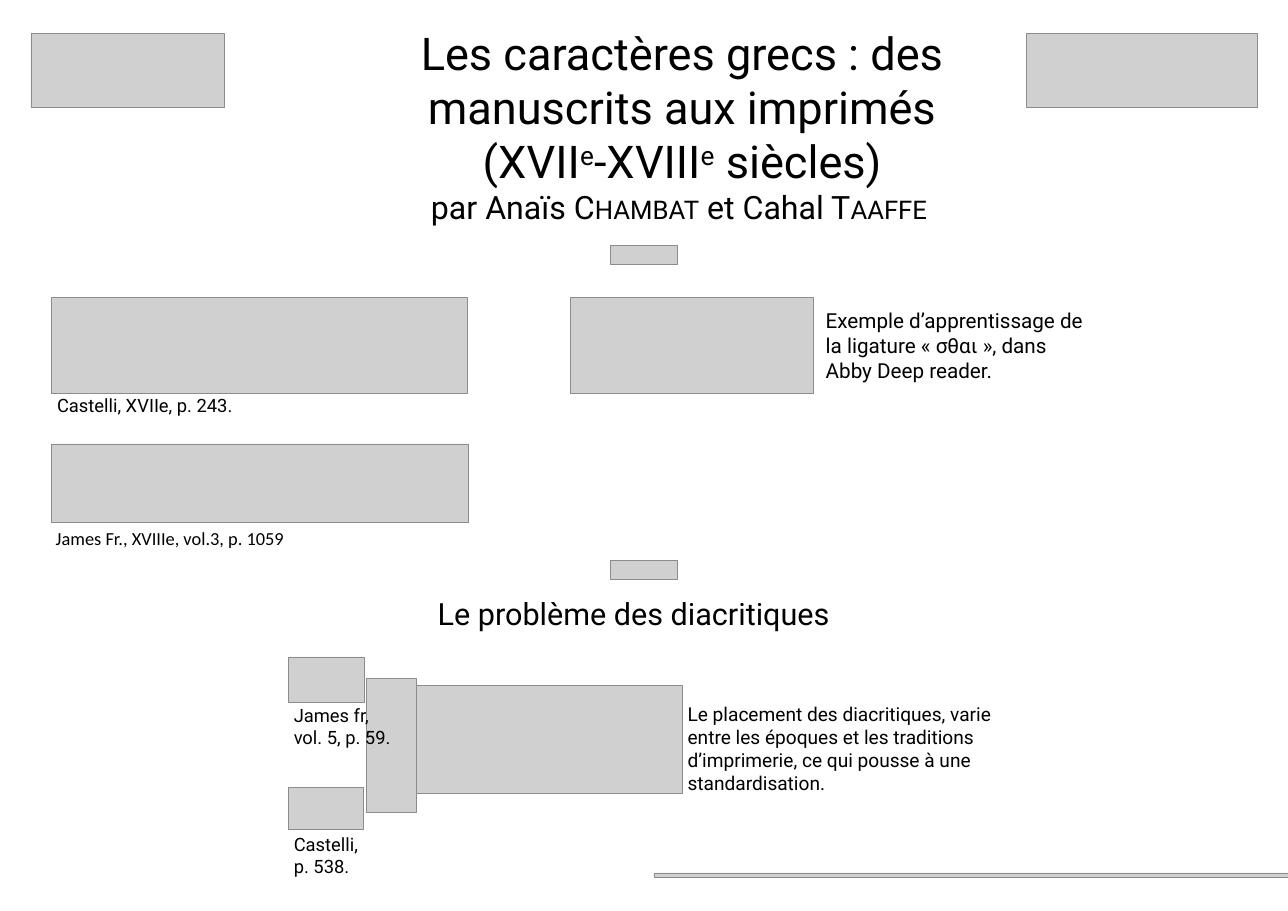
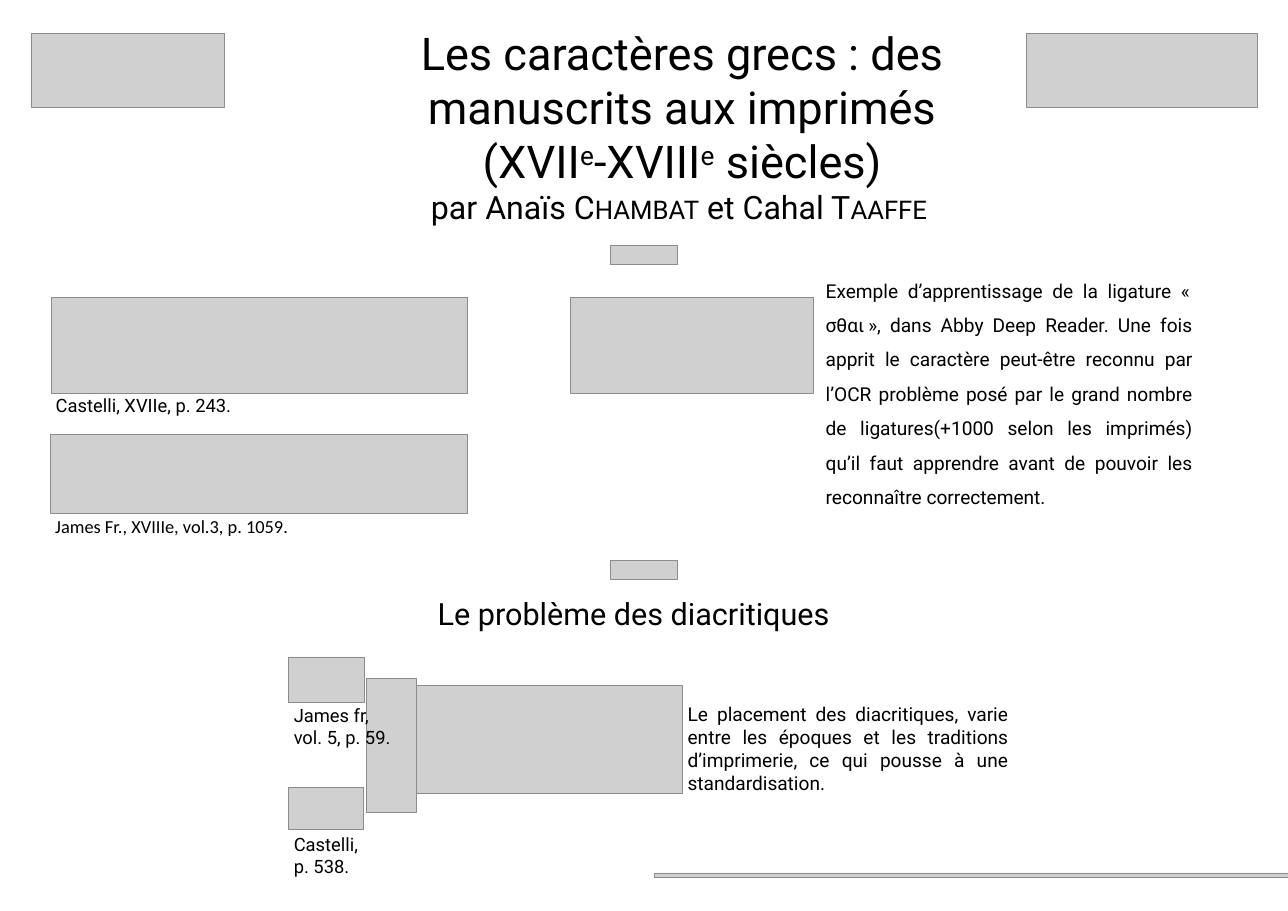
Before and after one commit to biusante/medict-xml, a slide deck: slide 1 of JE/Du papier au numérique la gestion des caractères grecs ligaturés_v3horizon.pptx. Drawn at 1288x911 pixels with LibreOffice and Linux fonts; fonts in the diff are those of the drawing; grey boxes stand for pictures. Boxes give left, top, right and bottom in pixels: in the first picture for what was removed or moved away, otherwise in the second. Text is boxed around its words. In the diff, an @@ line names an element or a change of style, - is before the commit and + after.

```diff
--- a/JE/Du papier au numérique la gestion des caractères grecs ligaturés_v3horizon.pptx
+++ b/JE/Du papier au numérique la gestion des caractères grecs ligaturés_v3horizon.pptx
@@ text at (826,283,1193,505): text changed; size 27 to 25 pt @@
-Exemple d’apprentissage de la ligature « σθαι », dans Abby Deep reader.
+Exemple d’apprentissage de la ligature « σθαι », dans Abby Deep Reader. Une fois apprit le caractère peut-être reconnu par l’OCR problème posé par le grand nombre de ligatures(+1000 selon les imprimés) qu’il faut apprendre avant de pouvoir les reconnaître correctement.
@@ picture: place and size @@
-picture at (52,444,469,523)
+picture at (50,434,467,513)
@@ text at (55,520,288,536): text changed @@
-James Fr., XVIIIe, vol.3, p. 1059
+James Fr., XVIIIe, vol.3, p. 1059.
@@ text "Le placement des diacritiques, varie ..." at (688,706,1008,791): alignment left to justified @@
```
